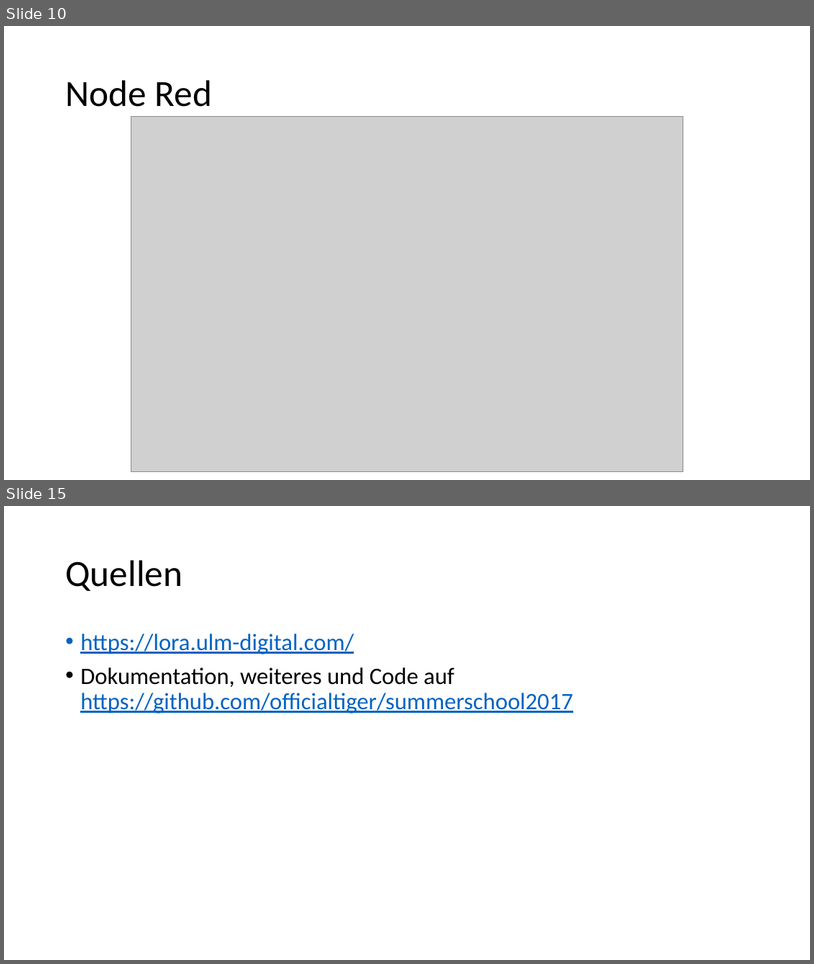
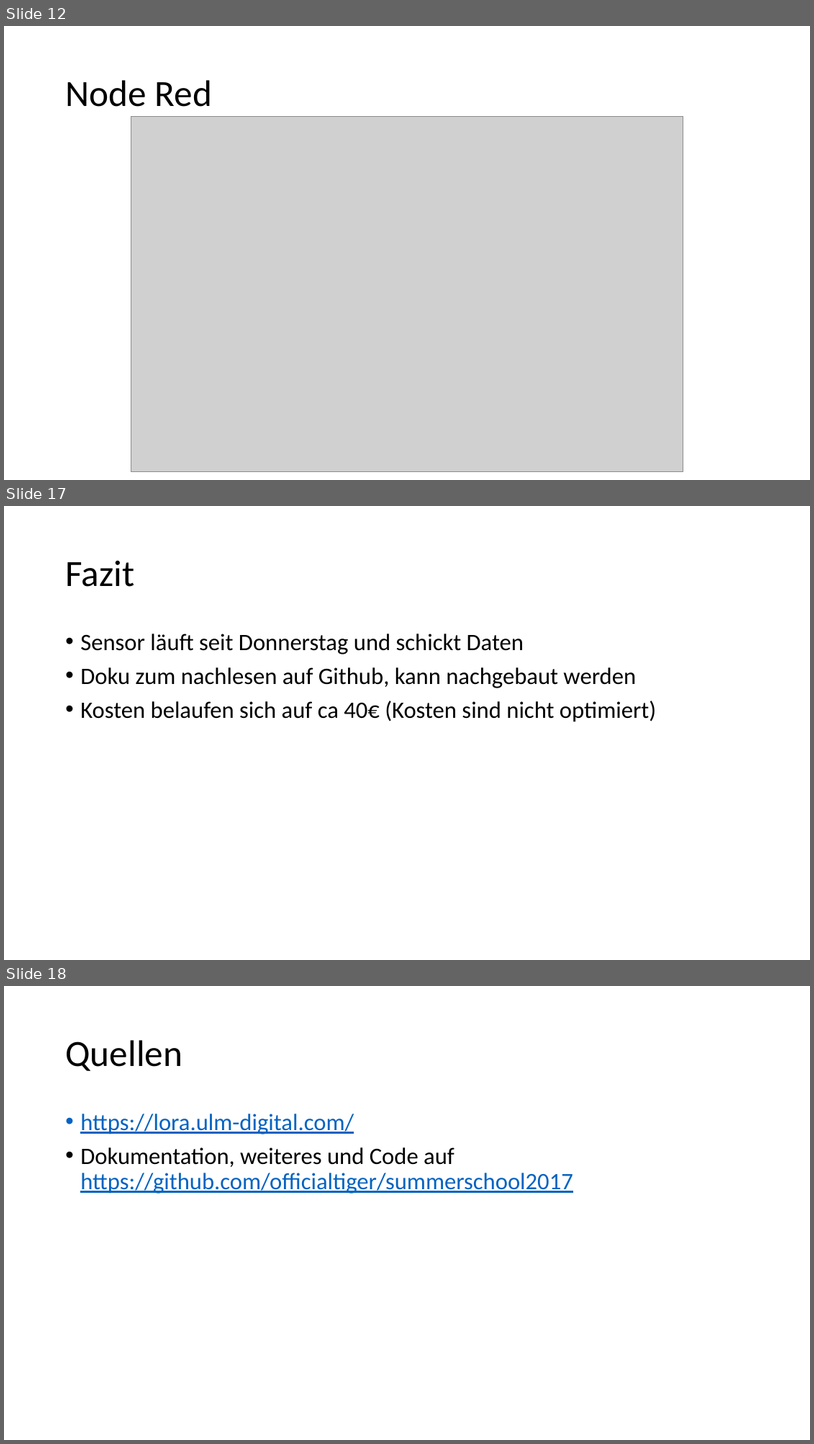
Before and after one commit to wh1tewid0w/summerschool2017, a slide deck: presentations/projectfinal-04-08-17.pptx. Shown one above the other, each under a label of ours: slides 10 and 15 before the commit, slides 12, 17 and 18 after it; the slides between them are not shown. The pictures are 814x964 and 814x1444 pixels, drawn with LibreOffice and Linux fonts; fonts in the diff are those of the drawing; grey boxes stand for pictures; background and template pictures are left out. Boxes give left, top, right and bottom in pixels: in the first picture for what was removed or moved away, otherwise in the second. Text is boxed around its words. In the diff, an @@ line names an element or a change of style, - is before the commit and + after.

```diff
--- a/presentations/projectfinal-04-08-17.pptx
+++ b/presentations/projectfinal-04-08-17.pptx
@@ slide 17 added at (x1=4, y1=506, x2=810, y2=960), background #FFFFFF @@
@@ title added at (x1=65, y1=560, x2=134, y2=587), 44 pt, text #000000 @@
+Fazit
@@ text added at (x1=80, y1=633, x2=656, y2=722), 28 pt, text #000000 @@
+• Sensor läuft seit Donnerstag und schickt Daten
+• Doku zum nachlesen auf Github, kann nachgebaut werden
+• Kosten belaufen sich auf ca 40€ (Kosten sind nicht optimiert)
@@ what was slide 10 is now slide 12 @@
@@ what was slide 15 is now slide 18 @@
```
Also in this commit, not shown: 6 slides changed, 5 other slides added, 3 slides removed, 2 other files.
